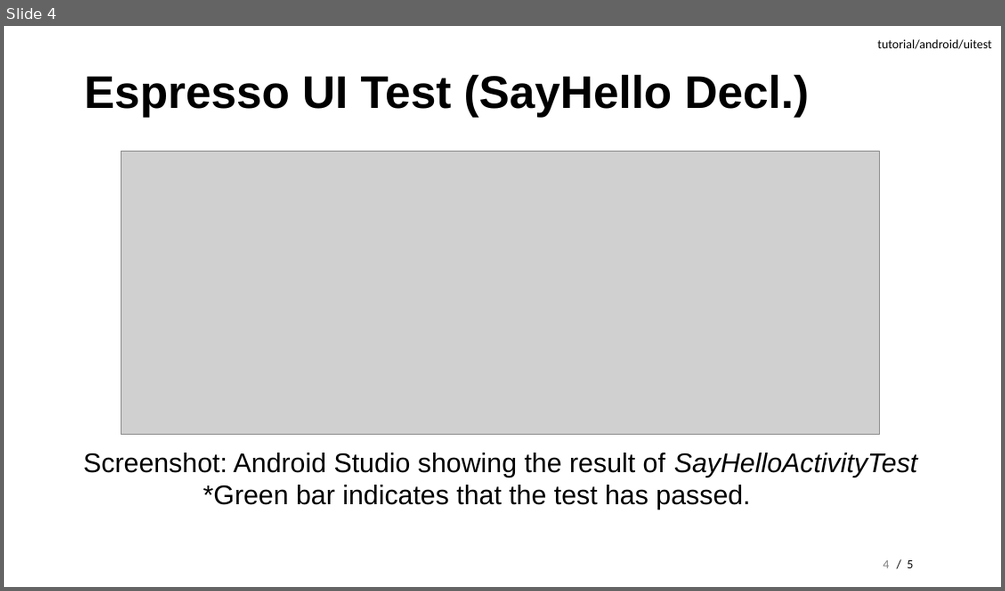
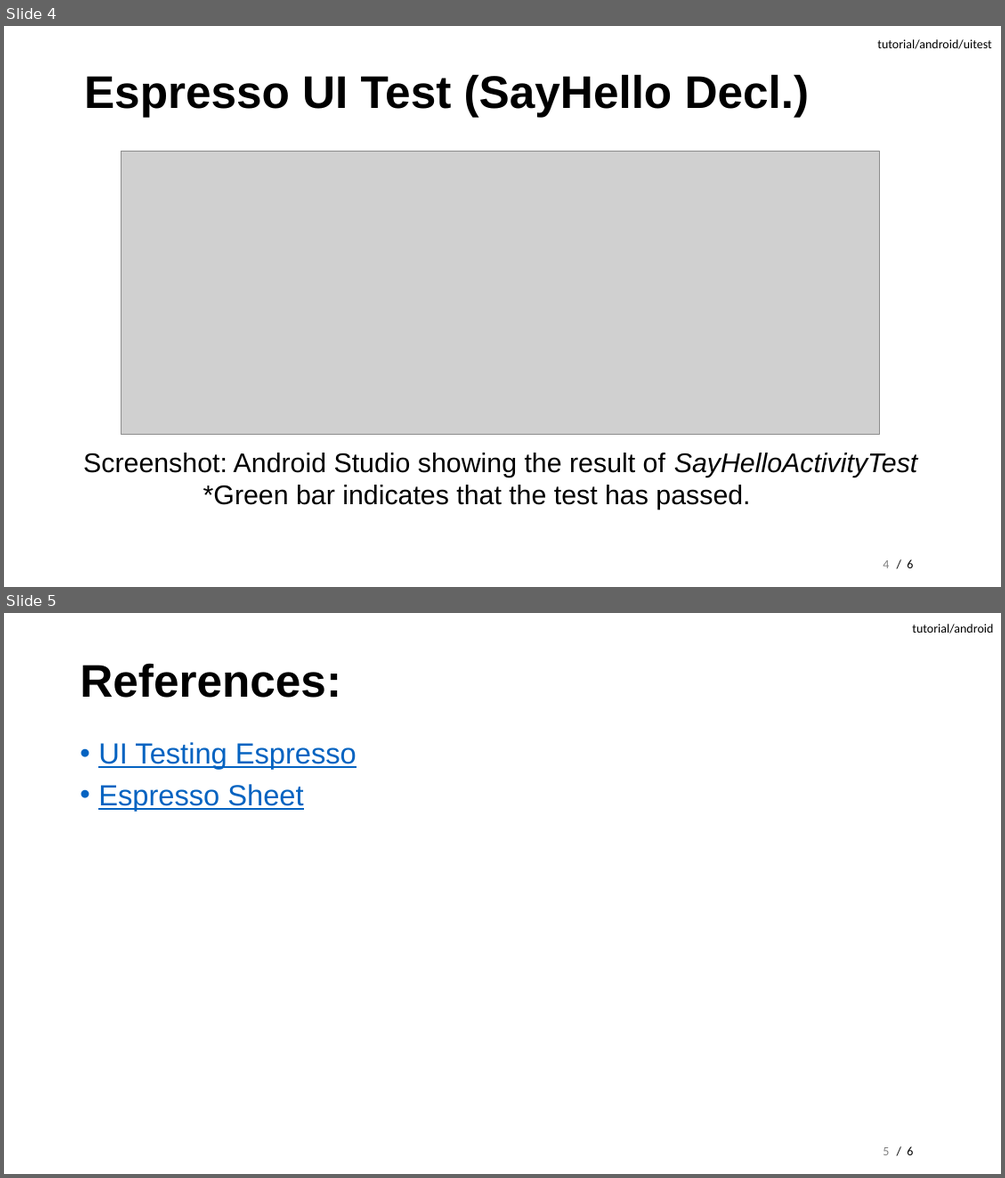
Before and after one commit to apuder/android-tutorials, a slide deck: android/uitest/doc/slides.pptx. Shown one above the other, each under a label of ours: slide 4 before the commit, slides 4 and 5 after it. The pictures are 1005x591 and 1005x1178 pixels, drawn with LibreOffice and Linux fonts; fonts in the diff are those of the drawing; grey boxes stand for pictures. Boxes give left, top, right and bottom in pixels: in the first picture for what was removed or moved away, otherwise in the second. Text is boxed around its words. In the diff, an @@ line names an element or a change of style, - is before the commit and + after.

```diff
--- a/android/uitest/doc/slides.pptx
+++ b/android/uitest/doc/slides.pptx
@@ slide 5 added at (4, 613, 1001, 1174), background #FFFFFF @@
@@ text added at (912, 624, 993, 633), 12 pt, text #000000 @@
+tutorial/android
@@ title added at (80, 663, 341, 698), 44 pt, text #000000, bold @@
+References:
@@ text added at (98, 742, 356, 811), 28 pt, text #0563C1, underline @@
+• UI Testing Espresso
+• Espresso Sheet
@@ text added at (906, 1146, 913, 1155), 12 pt, text #000000 @@
+/ 6
@@ page number added at (882, 1147, 889, 1155), 12 pt, text #808080 @@
+5
@@ slide 4 changed as well @@
@@ text at (906, 559, 913, 568): text changed @@
-/ 5
+/ 6
```
Also in this commit, not shown: 4 other slides changed, 3 other files.
